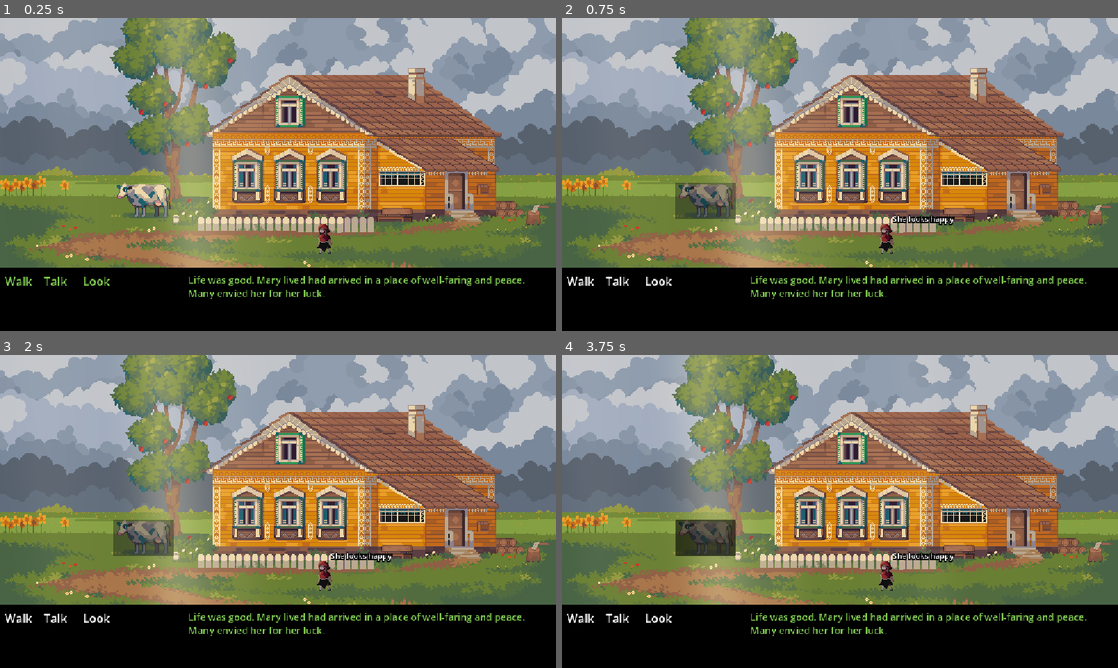
Above: before the commit, frames 1-4 (two rows, left to right).
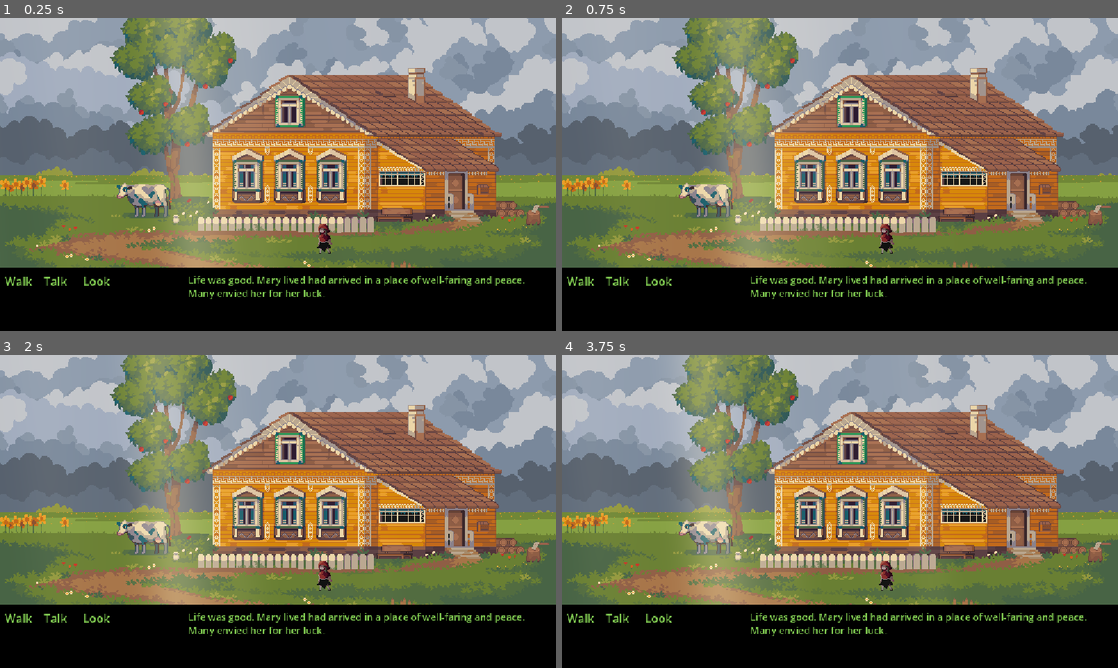
Above: after the commit, the same moments.

Repository: gregorhcs/GGJ26
Game: Godot game, scene res://SC_Game.tscn
The game is run twice, just before and just after one commit, with the same random seed, the same clock (stepped at 60 frames per second) and the same inputs.
Inputs (mouse positions are in pixels of both pictures, inside the frame that each line leads up to):
- Up to frame 1 (0.25 s): no input
- Up to frame 2 (0.75 s): click (706, 199) at 0.52 s
- Up to frame 3 (2 s): click (144, 536) at 1.27 s
- Up to frame 4 (3.75 s): click (706, 536) at 2.02 s; tap Enter at 2.75 s; move the mouse to (962, 495) at 2.77 s; click (962, 495) at 2.92 s; tap Space at 3.5 s; move the mouse to (728, 527) at 3.52 s; click (728, 527) at 3.67 s

Frame 1 is identical in both runs. In frame 2, 1.7% of the frame differs, in the area x 0-71%, y 52-86%; in frame 3, 1.7%; in frame 4, 1.7%.

Commit message:
Adjustments

Diff:
--- a/SC_Game.tscn
+++ b/SC_Game.tscn
@@ -139,25 +139,6 @@
 expand_mode = 3
 stretch_mode = 6
 
-[node name="Sunrays" type="ColorRect" parent="VBoxContainer/Control" unique_id=413293893]
-material = SubResource("ShaderMaterial_gdmih")
-layout_mode = 1
-anchors_preset = 15
-anchor_right = 1.0
-anchor_bottom = 1.0
-grow_horizontal = 2
-grow_vertical = 2
-
-[node name="Moonrays" type="ColorRect" parent="VBoxContainer/Control" unique_id=1481590445]
-visible = false
-material = SubResource("ShaderMaterial_2g1mr")
-layout_mode = 1
-anchors_preset = 15
-anchor_right = 1.0
-anchor_bottom = 1.0
-grow_horizontal = 2
-grow_vertical = 2
-
 [node name="LevelLoader" type="Control" parent="VBoxContainer/Control" unique_id=958787485 node_paths=PackedStringArray("Mask")]
 layout_mode = 1
 anchors_preset = 15
@@ -175,6 +156,25 @@
 
 [node name="ScAvatar" parent="VBoxContainer/Control" unique_id=148740442 instance=ExtResource("6_tte00")]
 position = Vector2(670, 490)
+
+[node name="Sunrays" type="ColorRect" parent="VBoxContainer/Control" unique_id=413293893]
+material = SubResource("ShaderMaterial_gdmih")
+layout_mode = 1
+anchors_preset = 15
+anchor_right = 1.0
+anchor_bottom = 1.0
+grow_horizontal = 2
+grow_vertical = 2
+
+[node name="Moonrays" type="ColorRect" parent="VBoxContainer/Control" unique_id=1481590445]
+visible = false
+material = SubResource("ShaderMaterial_2g1mr")
+layout_mode = 1
+anchors_preset = 15
+anchor_right = 1.0
+anchor_bottom = 1.0
+grow_horizontal = 2
+grow_vertical = 2
 
 [node name="HBoxContainer" type="HBoxContainer" parent="VBoxContainer/Control" unique_id=472117419]
 layout_mode = 1
